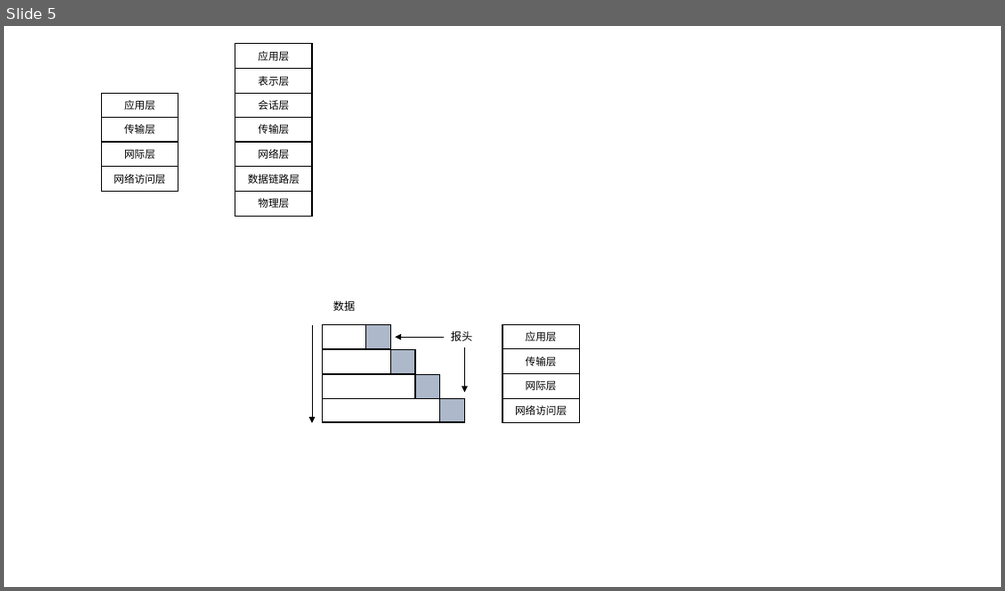
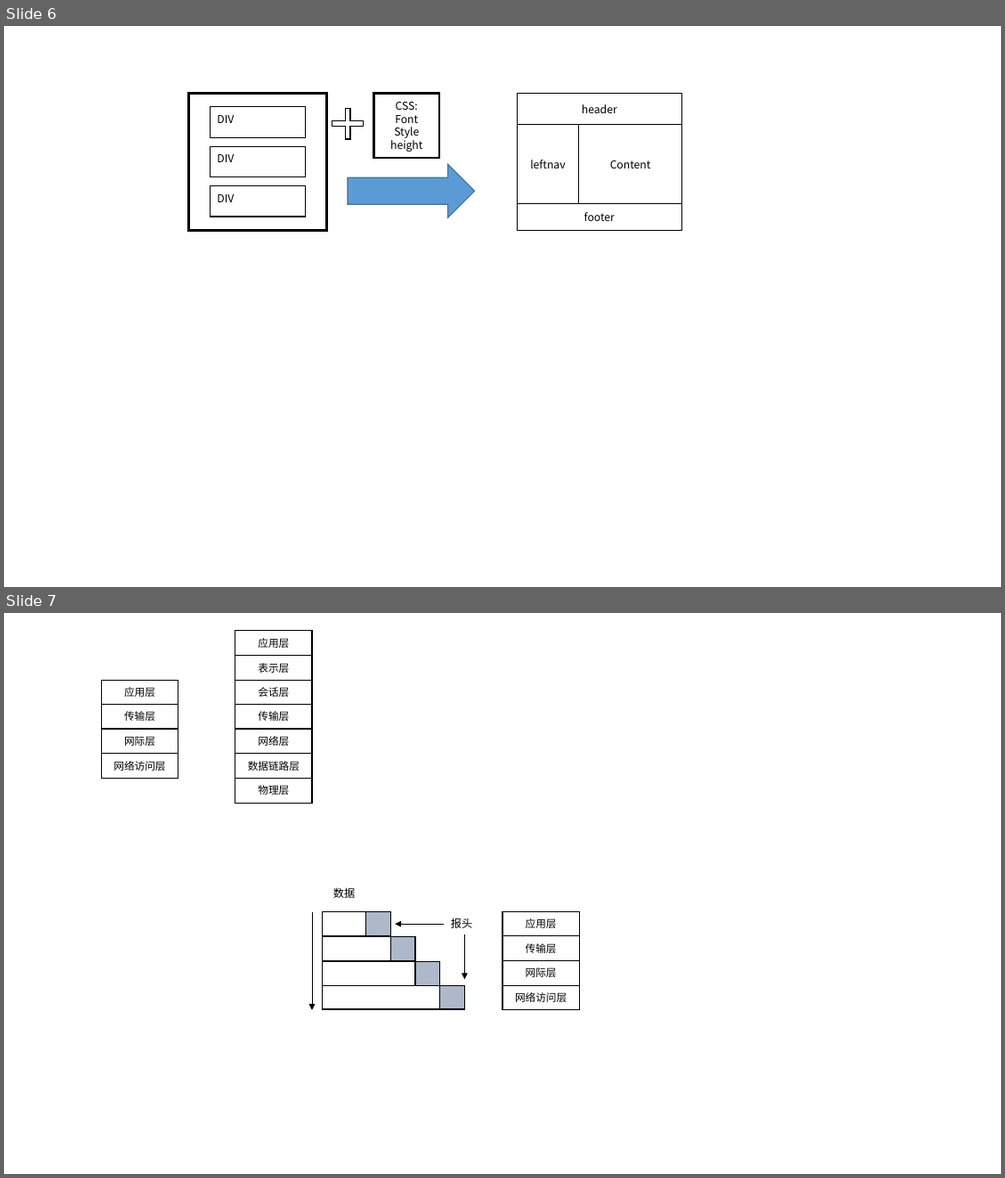
Before and after one commit to YuqiaoWang/JavaWebLearning, a slide deck: Note/component.pptx. Shown one above the other, each under a label of ours: slide 5 before the commit, slides 6 and 7 after it. The pictures are 1005x591 and 1005x1178 pixels, drawn with LibreOffice and Linux fonts; fonts in the diff are those of the drawing. Boxes give left, top, right and bottom in pixels: in the first picture for what was removed or moved away, otherwise in the second. Text is boxed around its words. In the diff, an @@ line names an element or a change of style, - is before the commit and + after.

```diff
--- a/Note/component.pptx
+++ b/Note/component.pptx
@@ slide 6 added at bbox=[4, 26, 1001, 587], background #FFFFFF @@
@@ group added at bbox=[189, 94, 682, 231]: 9 rectangles, 3 texts, 1 right arrow, 1 plus sign @@
+DIV
+CSS:
+Font
+Style
+height
+DIV
+DIV
+header
+footer
+leftnav
+Content
@@ what was slide 5 is now slide 7 @@
```
Also in this commit, not shown: 1 other slide added, 9 other files.
